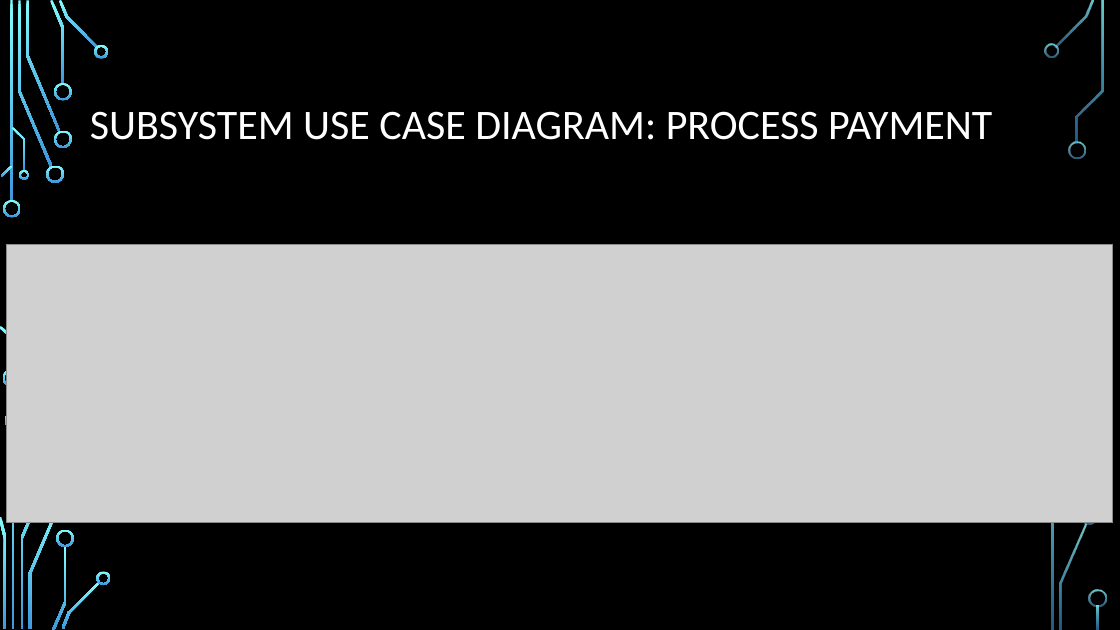
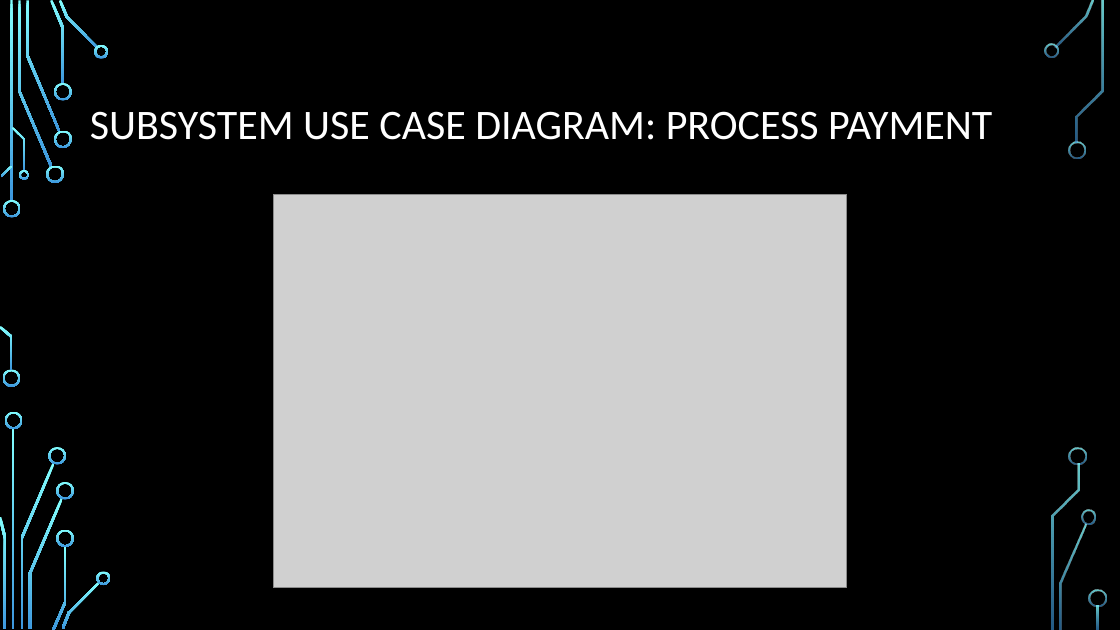
Before and after one commit to CheetoBuri/ProposalForSmartRide, a slide deck: slide 7 of TeamA2_Presentation_for_SmartRide.pptx. Drawn at 1120x630 pixels with LibreOffice and Linux fonts; fonts in the diff are those of the drawing; grey boxes stand for pictures; background and template pictures are left out. Boxes give left, top, right and bottom in pixels: in the first picture for what was removed or moved away, otherwise in the second. Text is boxed around its words. In the diff, an @@ line names an element or a change of style, - is before the commit and + after.

```diff
--- a/TeamA2_Presentation_for_SmartRide.pptx
+++ b/TeamA2_Presentation_for_SmartRide.pptx
@@ picture added at bbox=[273, 194, 847, 587] @@
@@ picture removed at bbox=[7, 245, 1113, 523] @@
@@ freeform shape added at bbox=[49, 447, 66, 465], fill gradient #82FFFF to #3D97DE @@
@@ freeform shape added at bbox=[1070, 447, 1087, 465], fill gradient #82FFFF to #3D97DE @@
@@ freeform shape added at bbox=[56, 482, 74, 500], fill gradient #82FFFF to #3D97DE @@
```
Also in this commit, not shown: 3 other slides changed, 3 other files.
